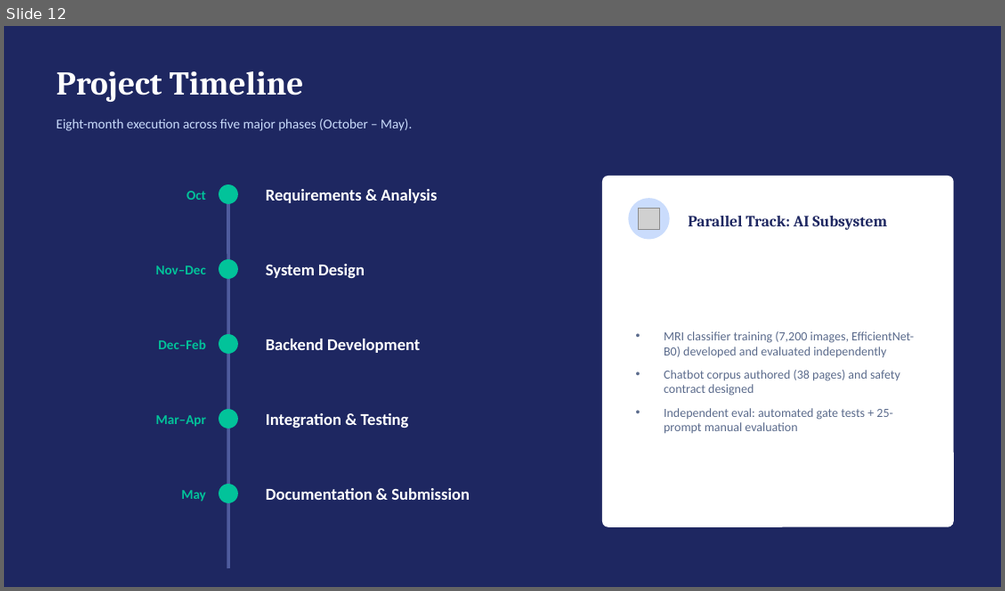
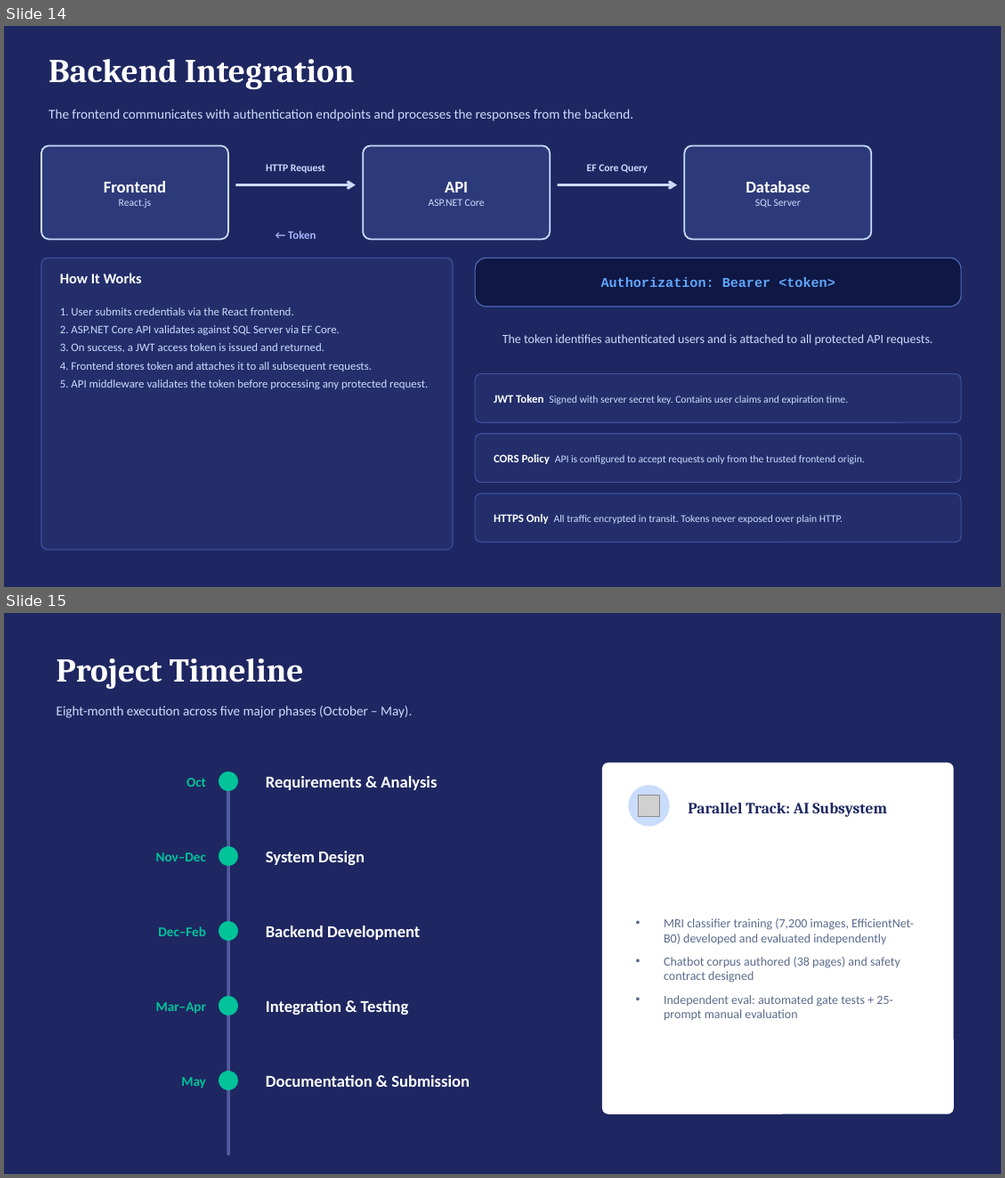
Before and after one commit to OsamaAhmedX04/Tumor-Hospital, a slide deck: THMS-Presentation.pptx. Shown one above the other, each under a label of ours: slide 12 before the commit, slides 14 and 15 after it. The pictures are 1005x591 and 1005x1178 pixels, drawn with LibreOffice and Linux fonts; fonts in the diff are those of the drawing; grey boxes stand for pictures. Boxes give left, top, right and bottom in pixels: in the first picture for what was removed or moved away, otherwise in the second. Text is boxed around its words. In the diff, an @@ line names an element or a change of style, - is before the commit and + after.

Commit message:
final edit

```diff
--- a/THMS-Presentation.pptx
+++ b/THMS-Presentation.pptx
@@ slide 14 added at <box>4,26,1001,587</box>, background #1E2761 @@
@@ text added at <box>48,59,355,89</box>, 32 pt, text #FFFFFF, bold @@
+Backend Integration
@@ text added at <box>48,109,633,121</box>, 13 pt, text #CADCFC @@
+The frontend communicates with authentication endpoints and processes the responses from the backend.
@@ rounded rectangle added at <box>41,145,228,239</box>, fill #2D3A7A, outline #CADCFC 1.5 pt @@
@@ rounded rectangle added at <box>363,145,550,239</box>, fill #2D3A7A, outline #CADCFC 1.5 pt @@
@@ rounded rectangle added at <box>685,145,872,239</box>, fill #2D3A7A, outline #CADCFC 1.5 pt @@
@@ text added at <box>104,181,166,208</box>, 16 pt, text #FFFFFF, bold @@
+Frontend
+React.js
@@ arrow added from (235, 184) to (356, 184), #CADCFC 2.5 pt @@
@@ text added at <box>266,164,325,173</box>, 10 pt, text #CADCFC, bold @@
+HTTP Request
@@ text added at <box>429,182,485,206</box>, 10 pt, text #CADCFC @@
+API
+ASP.NET Core
@@ arrow added from (558, 184) to (677, 184), #CADCFC 2.5 pt @@
@@ text added at <box>587,164,647,173</box>, 10 pt, text #CADCFC, bold @@
+EF Core Query
@@ text added at <box>745,181,809,208</box>, 10 pt, text #CADCFC @@
+Database
+SQL Server
@@ text added at <box>288,231,316,239</box>, 11 pt, text #A5B4FC, bold @@
+← Token
@@ rounded rectangle added at <box>41,257,453,549</box>, fill #232E6B, outline #3D4F9F 1 pt @@
@@ rounded rectangle added at <box>475,257,961,306</box>, fill #0F1744, outline #4F6BBA 1 pt @@
@@ text added at <box>60,273,428,389</box>, 11 pt, text #CADCFC @@
+How It Works
+1. User submits credentials via the React frontend.
+2. ASP.NET Core API validates against SQL Server via EF Core.
+3. On success, a JWT access token is issued and returned.
+4. Frontend stores token and attaches it to all subsequent requests.
+5. API middleware validates the token before processing any protected request.
@@ text added at <box>601,277,835,287</box>, 13 pt, text #60A5FA, bold @@
+Authorization: Bearer <token>
@@ text added at <box>502,334,932,346</box>, 12 pt, text #CADCFC @@
+The token identifies authenticated users and is attached to all protected API requests.
@@ rounded rectangle added at <box>475,374,961,422</box>, fill #232E6B, outline #3D4F9F 1 pt @@
@@ text added at <box>494,394,849,404</box>, 10 pt, text #CADCFC @@
+JWT Token Signed with server secret key. Contains user claims and expiration time.
@@ rounded rectangle added at <box>475,434,961,483</box>, fill #232E6B, outline #3D4F9F 1 pt @@
@@ text added at <box>494,454,865,464</box>, 10 pt, text #CADCFC @@
+CORS Policy API is configured to accept requests only from the trusted frontend origin.
@@ rounded rectangle added at <box>475,493,961,542</box>, fill #232E6B, outline #3D4F9F 1 pt @@
@@ text added at <box>494,514,842,524</box>, 10 pt, text #CADCFC @@
+HTTPS Only All traffic encrypted in transit. Tokens never exposed over plain HTTP.
@@ what was slide 12 is now slide 15 @@
```
Also in this commit, not shown: 2 other slides added.
